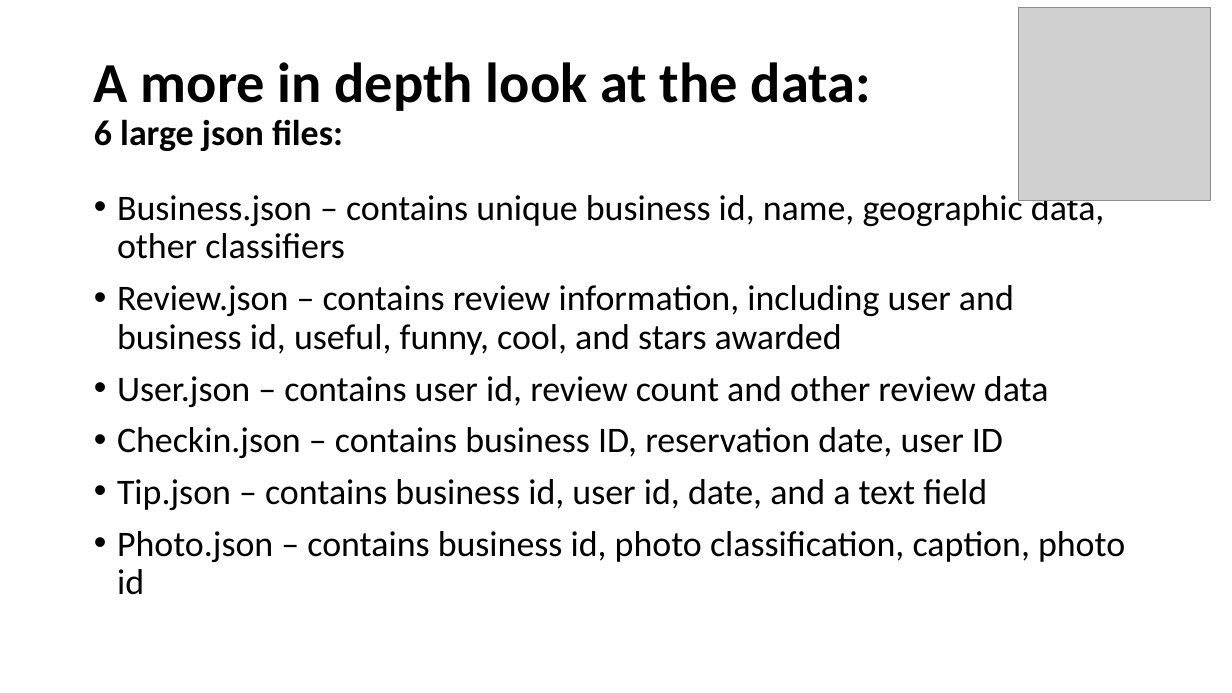
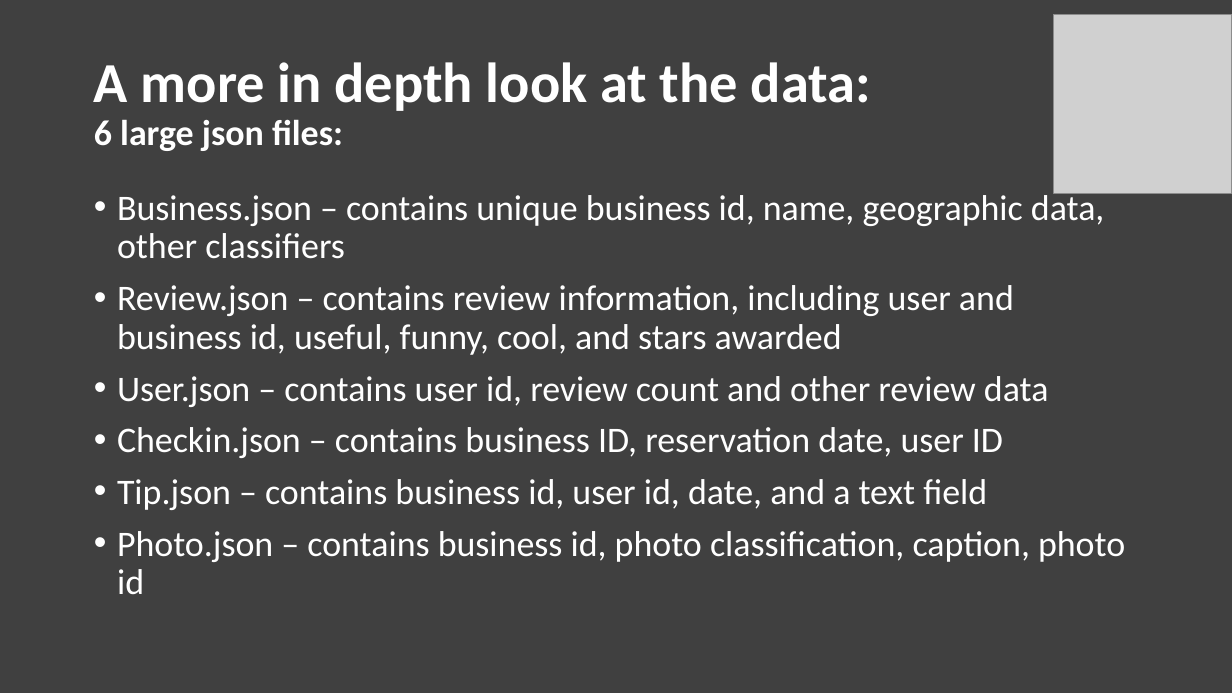
Before and after one commit to Cartercreid/CSPB4502_project_yelp, a slide deck: slide 3 of pp_slides_for_part_1/Exploring the Yelp Dataset.pptx. Drawn at 1232x693 pixels with LibreOffice and Linux fonts; fonts in the diff are those of the drawing; grey boxes stand for pictures. Boxes give left, top, right and bottom in pixels: in the first picture for what was removed or moved away, otherwise in the second. Text is boxed around its words. In the diff, an @@ line names an element or a change of style, - is before the commit and + after.

Commit message:
changed slide bg
changed slide show background from white to gray to make it easier on the eyes.

```diff
--- a/pp_slides_for_part_1/Exploring the Yelp Dataset.pptx
+++ b/pp_slides_for_part_1/Exploring the Yelp Dataset.pptx
@@ background #FFFFFF to #404040 @@
@@ picture resized from (x1=1019, y1=7, x2=1211, y2=200) to (x1=1054, y1=15, x2=1232, y2=193) @@
@@ title "A more in depth look ..." at (x1=94, y1=62, x2=871, y2=151): text colour #000000 to #FFFFFF @@
@@ text "Business.json – contains unique business ..." at (x1=117, y1=190, x2=1125, y2=594): text colour #000000 to #FFFFFF @@
```
Also in this commit, not shown: 6 other slides changed, 1 other file.
